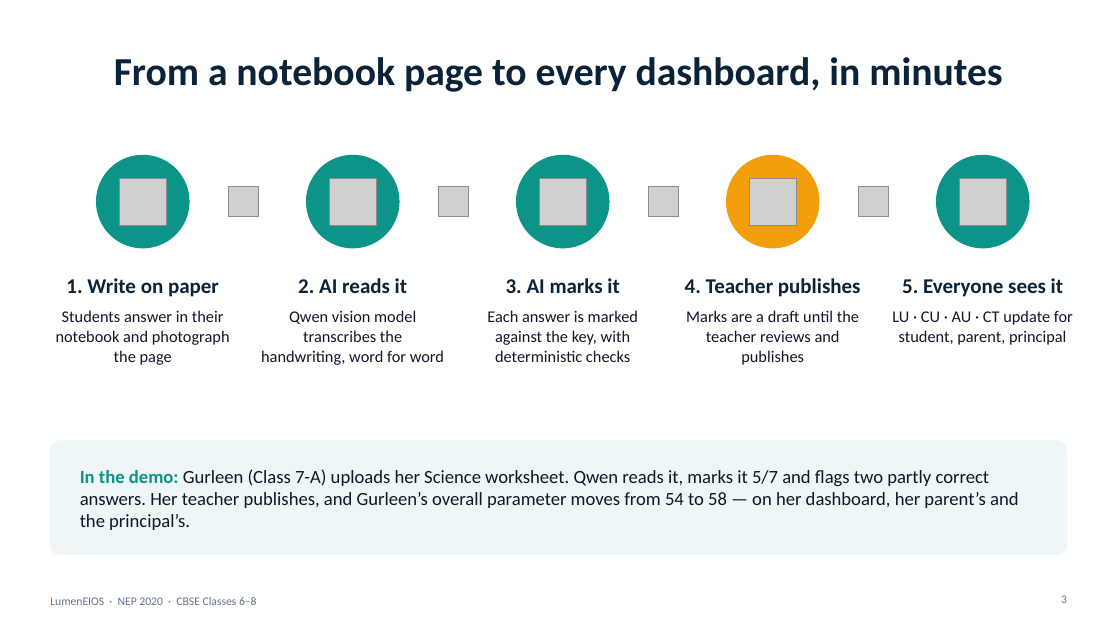
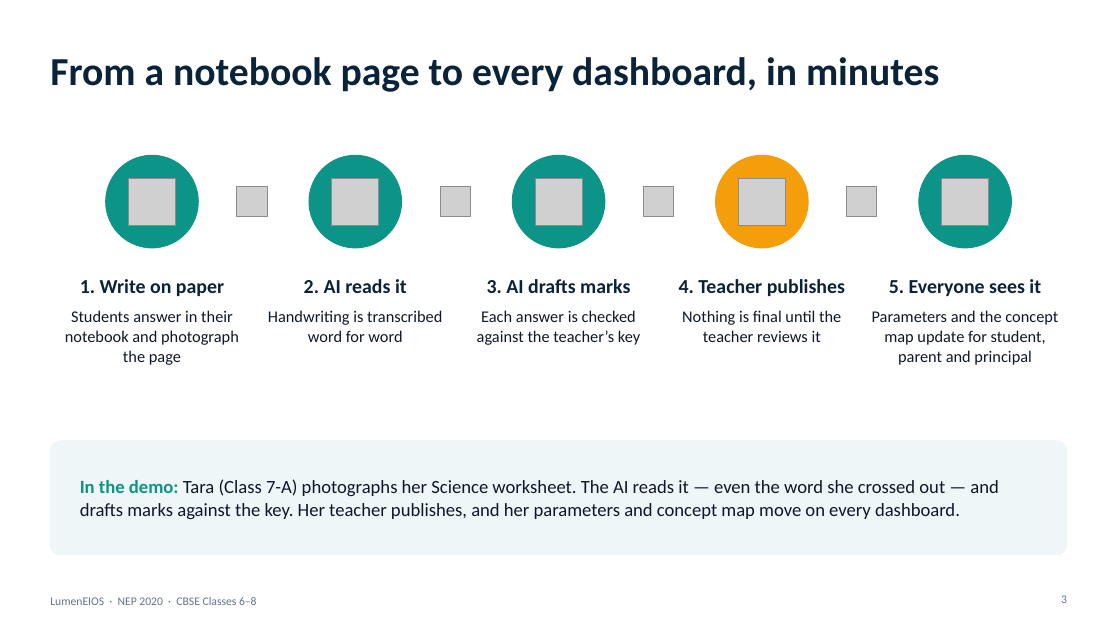
Before and after one commit to Agamjot0123/LumenEIOS, a slide deck: slide 3 of demo/presentation/LumenEIOS_Presentation.pptx. Drawn at 1120x630 pixels with LibreOffice and Linux fonts; fonts in the diff are those of the drawing; grey boxes stand for pictures. Boxes give left, top, right and bottom in pixels: in the first picture for what was removed or moved away, otherwise in the second. Text is boxed around its words. In the diff, an @@ line names an element or a change of style, - is before the commit and + after.

```diff
--- a/demo/presentation/LumenEIOS_Presentation.pptx
+++ b/demo/presentation/LumenEIOS_Presentation.pptx
@@ title "From a notebook page to ..." at bbox=[50, 57, 939, 92]: alignment centre to left @@
@@ 2 pictures, 1 ellipse: place and size @@
-2 pictures, 1 ellipse at bbox=[97, 155, 259, 248]
+2 pictures, 1 ellipse at bbox=[106, 155, 267, 248]
@@ 2 pictures, 1 ellipse: place and size @@
-2 pictures, 1 ellipse at bbox=[517, 155, 679, 248]
+2 pictures, 1 ellipse at bbox=[513, 155, 674, 248]
@@ 2 pictures, 1 ellipse: place and size @@
-2 pictures, 1 ellipse at bbox=[727, 155, 889, 248]
+2 pictures, 1 ellipse at bbox=[716, 155, 877, 248]
@@ ellipse: place and size @@
-ellipse at bbox=[937, 155, 1029, 248]
+ellipse at bbox=[919, 155, 1012, 248]
@@ picture: place and size @@
-picture at bbox=[960, 178, 1007, 225]
+picture at bbox=[942, 178, 989, 225]
@@ size 18 to 17 pt in 4 elements at bbox=[304, 279, 407, 293], bbox=[80, 279, 224, 296], bbox=[679, 279, 845, 296], bbox=[889, 279, 1041, 296] @@
@@ text "5. Everyone sees it": place and size @@
-text "5. Everyone sees it" at bbox=[902, 278, 1063, 297]
+text "5. Everyone sees it" at bbox=[889, 279, 1041, 296]
@@ text at bbox=[487, 279, 630, 293]: text changed; size 18 to 17 pt @@
-3. AI marks it
+3. AI drafts marks
@@ text "Students answer in their notebook ...": place and size @@
-text "Students answer in their notebook ..." at bbox=[56, 310, 230, 365]
+text "Students answer in their notebook ..." at bbox=[65, 310, 239, 365]
@@ text at bbox=[268, 310, 442, 342]: text changed @@
-Qwen vision model transcribes the handwriting, word for word
+Handwriting is transcribed word for word
@@ text at bbox=[477, 310, 640, 345]: text changed @@
-Each answer is marked against the key, with deterministic checks
+Each answer is checked against the teacher’s key
@@ text at bbox=[682, 310, 841, 342]: text changed @@
-Marks are a draft until the teacher reviews and publishes
+Nothing is final until the teacher reviews it
@@ text at bbox=[872, 310, 1058, 365]: text changed @@
-LU · CU · AU · CT update for student, parent, principal
+Parameters and the concept map update for student, parent and principal
@@ text at bbox=[80, 479, 998, 519]: text changed @@
-In the demo: Gurleen (Class 7-A) uploads her Science worksheet. Qwen reads it, marks it 5/7 and flags two partly correct answers. Her teacher publishes, and Gurleen’s overall parameter moves from 54 to 58 — on her dashboard, her parent’s and the principal’s.
+In the demo: Tara (Class 7-A) photographs her Science worksheet. The AI reads it — even the word she crossed out — and drafts marks against the key. Her teacher publishes, and her parameters and concept map move on every dashboard.
```
Also in this commit, not shown: 10 other slides changed, 9 slides added, 6 slides removed, 8 other files.
